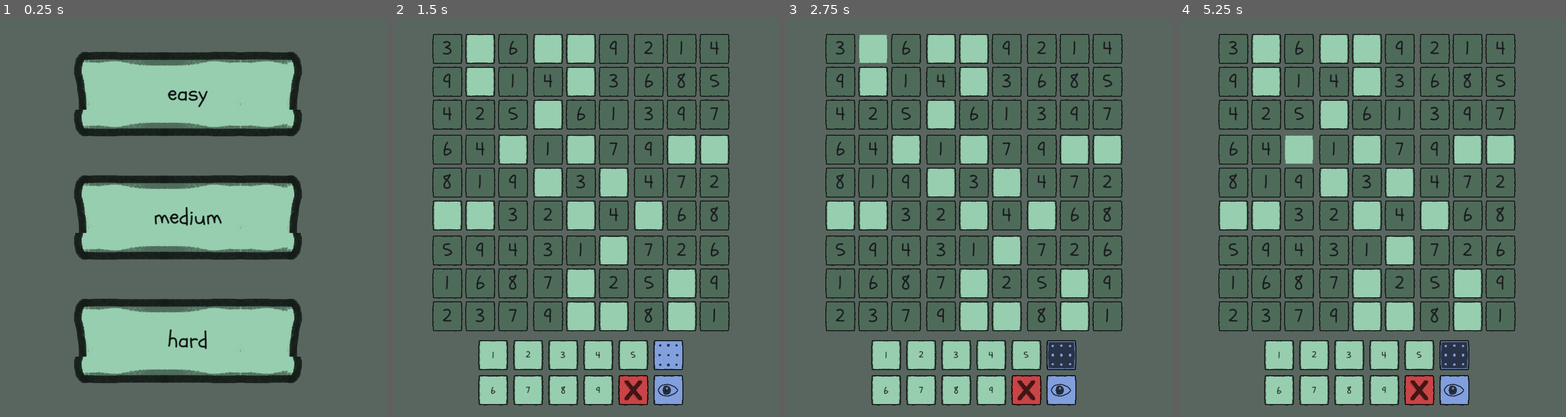
Above: before the commit, frames 1-4 (left to right).
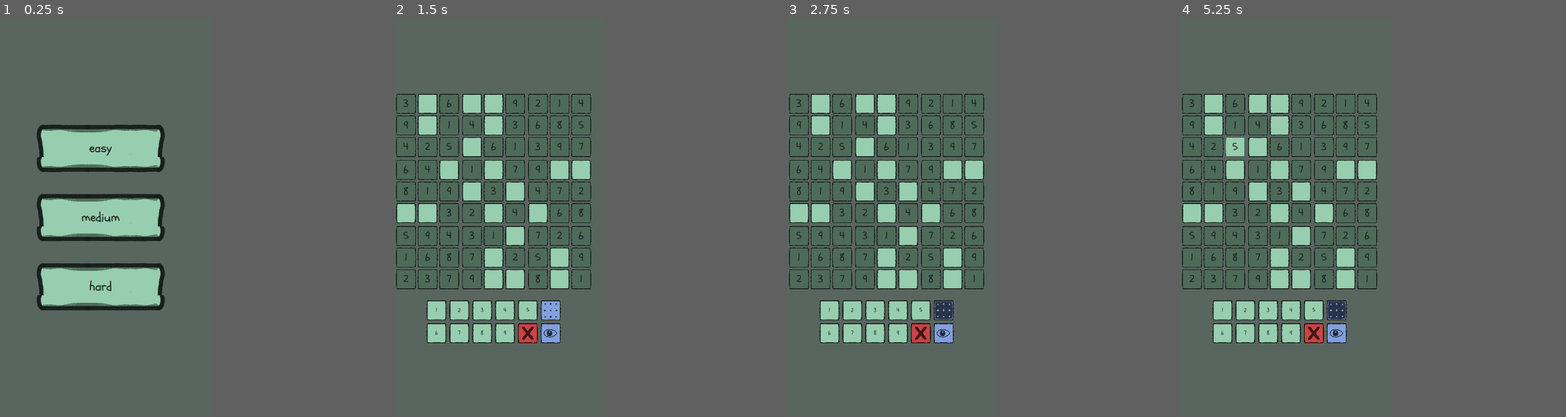
Above: after the commit, the same moments.

Repository: gitMickehh/soduku-recreation
Game: Godot game, scene res://soduku_scene.tscn
Two runs of this game, one before a commit and one after it. Both use one fixed random seed, a clock stepped at 60 frames per second and the inputs below.
Inputs (mouse positions are in pixels of both pictures, inside the frame that each line leads up to; where the layout moved, square brackets give the same spot in the first picture):
- Up to frame 1 (0.25 s): no input
- Up to frame 2 (1.5 s): click "easy" at 0.5 s; click (683, 309) [667, 353] at 1.25 s
- Up to frame 3 (2.75 s): click (871, 49) at 2.02 s
- Up to frame 4 (5.25 s): click (1264, 81) at 2.77 s; click (1329, 105) [1333, 49] at 3.5 s; click (1333, 113) at 4.27 s; click (1298, 149) at 5.02 s
In our replay, the window is 800x800 before the commit and 450x800 after it. These sizes can differ from the game's own. Grey fills any space a smaller window leaves; there, only what the larger window draws over its background counts as a difference.

The runs differ from the first frame. In frame 1, 40% of the frame differs, in the area x 9-78%, y 8-92%; in frame 2, 34%; in frame 3, 34%; in frame 4, 34%.

Commit message:
made game a little better for phones! :D

Diff:
--- a/prefabs/button.tscn
+++ b/prefabs/button.tscn
@@ -14,7 +14,7 @@
 [ext_resource type="Resource" uid="uid://xnvhmloghm3s" path="res://stylebox_groups/complete_highlighted.tres" id="11_27eb0"]
 
 [node name="button" type="Button"]
-custom_minimum_size = Vector2(85, 85)
+custom_minimum_size = Vector2(100, 100)
 offset_right = 100.0
 offset_bottom = 100.0
 size_flags_horizontal = 0
--- a/prefabs/game_container.tscn
+++ b/prefabs/game_container.tscn
@@ -285,7 +285,7 @@
 layout_mode = 2
 size_flags_horizontal = 4
 size_flags_vertical = 4
-theme_override_constants/separation = 10
+theme_override_constants/separation = 20
 
 [node name="Soduku_Container" type="VBoxContainer" parent="Whole_Game_Container"]
 layout_mode = 2
@@ -306,6 +306,9 @@
 layout_mode = 2
 
 [node name="big-separator-2" type="Control" parent="Whole_Game_Container/Soduku_Container"]
+layout_mode = 2
+
+[node name="Divider" type="Control" parent="Whole_Game_Container"]
 layout_mode = 2
 
 [node name="input_lines_container" type="VBoxContainer" parent="Whole_Game_Container"]
--- a/project.godot
+++ b/project.godot
@@ -18,9 +18,9 @@
 [display]
 
 window/size/viewport_width=1080
-window/size/viewport_height=1080
-window/size/window_width_override=720
-window/size/window_height_override=720
+window/size/viewport_height=1920
+window/size/window_width_override=540
+window/size/window_height_override=960
 window/stretch/mode="canvas_items"
 window/stretch/aspect="keep_width"
 
--- a/scripts/button_logic.gd
+++ b/scripts/button_logic.gd
@@ -6,7 +6,6 @@
 signal pressed_with_info(button: Button_Logic)
 var stylebox_theme: StyleBoxFlat
 
-#var filled: bool = false
 var button_state: BUTTON_STATE = BUTTON_STATE.DEFAULT
 var previous_state: BUTTON_STATE = BUTTON_STATE.DEFAULT
 
@@ -36,7 +35,6 @@
 	)
 	default_color()
 
-#func set_index_id(index_id: int, block_vector: Vector2i) -> void:
 func set_index_id(index_vector: Vector2i, block_vector: Vector2i) -> void:
 	cell_data.cell_location.location_vector = index_vector
 	cell_data.cell_location.parent_block_vector = block_vector
@@ -100,21 +98,6 @@
 	add_theme_stylebox_override("disabled", disabled_box)
 	add_theme_stylebox_override("pressed", disabled_box)
 	add_theme_stylebox_override("hover", hover)
-
-#func update_button_color(color: Color) -> void:
-	#stylebox_theme = get_theme_stylebox("normal").duplicate()
-	#var disabled_color = Color(color).lerp(Color.GRAY, 0.5)
-	#
-	#_set_stylebox_color(stylebox_theme,"normal", color)
-	##_set_stylebox_color(stylebox_theme,"disabled", disabled_color)
-
-#func _set_stylebox_color(sent_stylebox_theme: StyleBoxFlat, style_box_type: String, color: Color):
-	#sent_stylebox_theme.bg_color = color
-	#sent_stylebox_theme.border_color = color
-	#add_theme_stylebox_override(style_box_type, sent_stylebox_theme)
-
-#func override_button_styleboxes() -> void:
-	#
 
 func connect_input_manager_singals(input_obj: Input_Line_Manager) -> void:
 	input_obj.toggle_candidate_view_signal.connect(toggle_hints)
